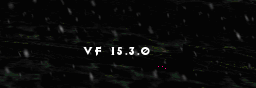
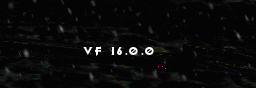
Two versions of the same layered image (w=256, h=88). Layer-by-layer changes:
renamed "Vf 15.3.0" to "Vf 16.0.0", painted on it over [117, 47, 154, 55]
